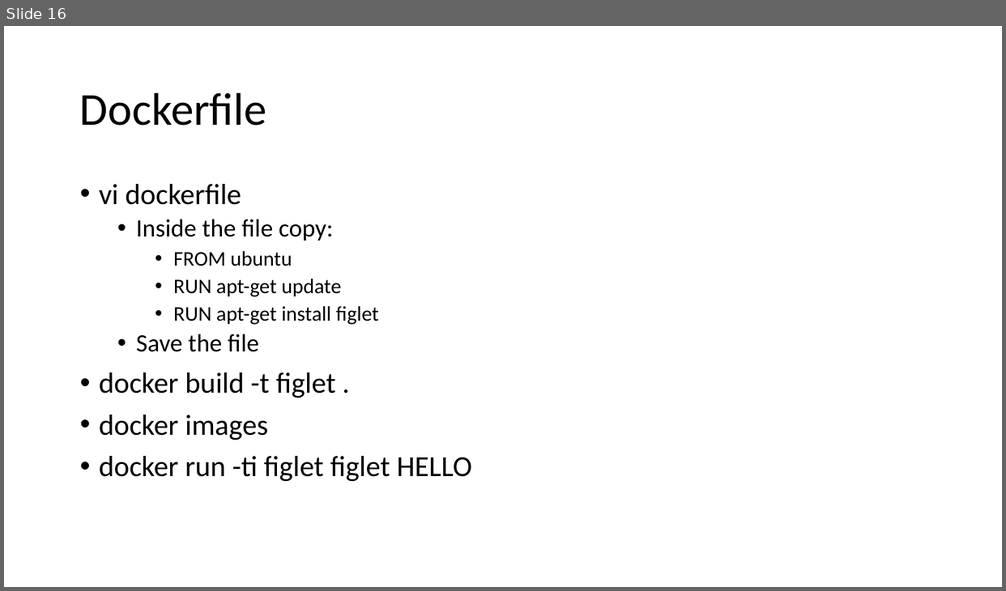
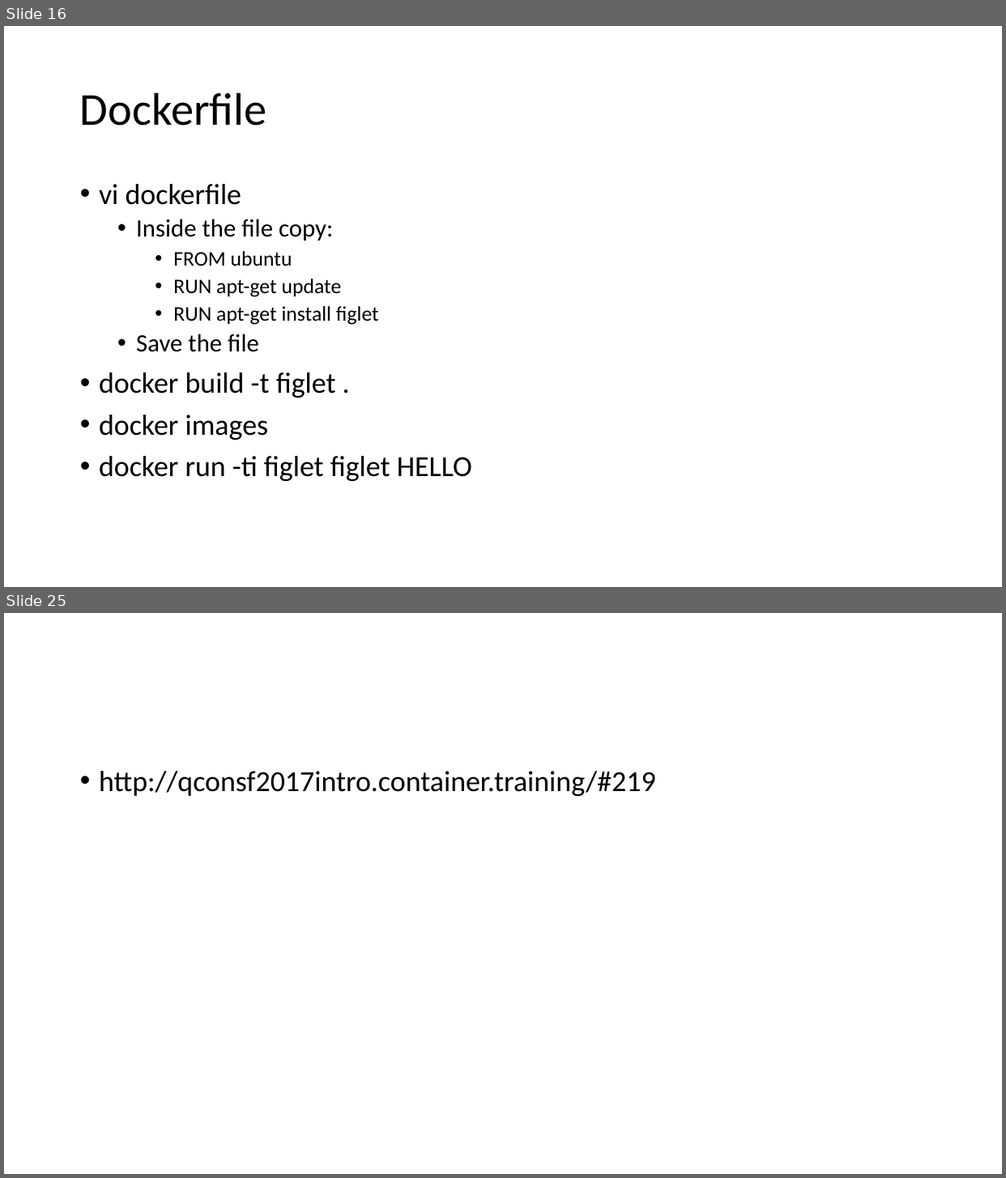
Before and after one commit to rogerscuall/docker-presentation, a slide deck: Docker presentation.pptx. Shown one above the other, each under a label of ours: slide 16 before the commit, slides 16 and 25 after it; the slides between them are not shown. The pictures are 1006x591 and 1006x1178 pixels, drawn with LibreOffice and Linux fonts; fonts in the diff are those of the drawing. Boxes give left, top, right and bottom in pixels: in the first picture for what was removed or moved away, otherwise in the second. Text is boxed around its words. In the diff, an @@ line names an element or a change of style, - is before the commit and + after.

```diff
--- a/Docker presentation.pptx
+++ b/Docker presentation.pptx
@@ slide 25 added at <box>4,613,1002,1174</box>, background #FFFFFF @@
@@ text added at <box>99,771,656,796</box>, 28 pt, text #000000 @@
+• http://qconsf2017intro.container.training/#219
```
Also in this commit, not shown: 8 other slides added, 6 other files.
